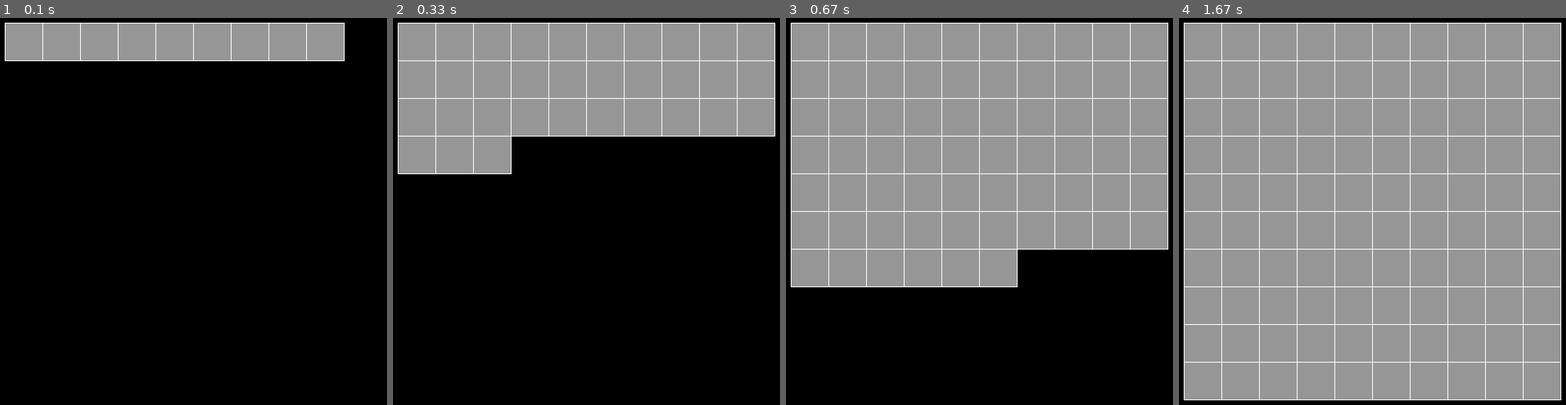
Above: before the commit, frames 1-4 (left to right).
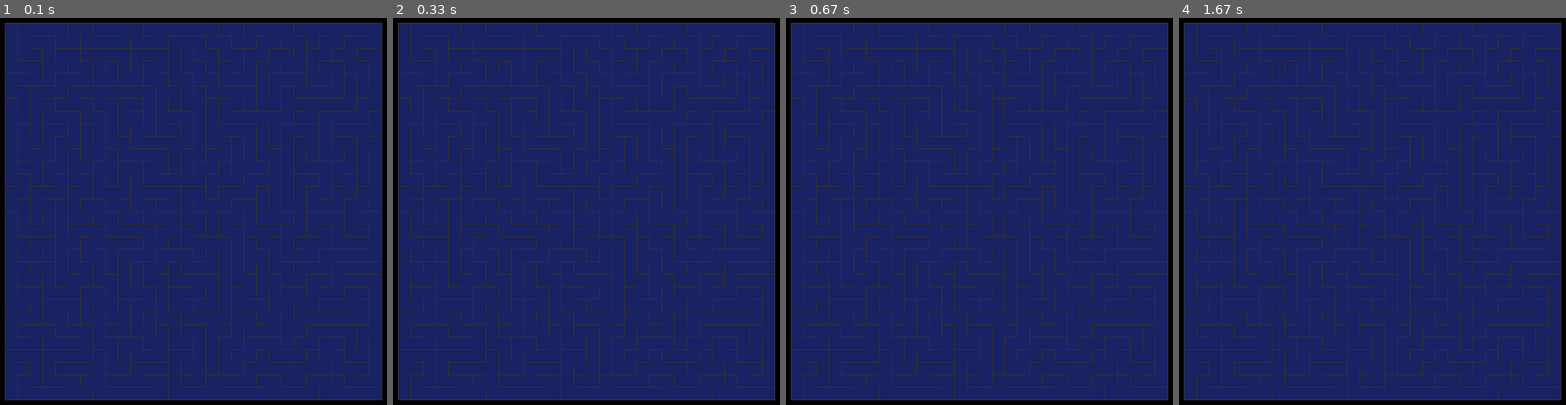
Above: after the commit, the same moments.

Repository: jrome5/python_projects
Game: pygame game, started from maze_solvers/maze_sim.py
The game is run twice, just before and just after one commit, with the same random seed, the same clock (stepped at 60 frames per second) and the same inputs.
Inputs:
- Up to frame 1 (0.1 s): no input
- Up to frame 2 (0.33 s): no input
- Up to frame 3 (0.67 s): no input
- Up to frame 4 (1.67 s): no input

The runs differ from the first frame. In frame 1, 95% of the frame differs, in the area x 1-99%, y 1-99%; in frame 2, 95%; in frame 3, 95%; in frame 4, 95%.

Commit message:
Generate maze with pygame

Diff:
--- a/maze_solvers/maze_sim.py
+++ b/maze_solvers/maze_sim.py
@@ -1,24 +1,128 @@
 import pygame
 import time
+import random
 
-def makeGrid(grid, size, world_width, padding = 10):
-  thickness = 1
-  w = (world_width-(padding*2))/size
+def makeGrid(grid, size):
   for row in range(size):
     for col in range(size):
       x = (col * w)+ padding
       y = (row * w) + padding
       pointslist = (x, y, w, w)
       pygame.draw.rect(screen, grey, pointslist)                               # inner cell
-      pygame.draw.line(screen, white, [x, y], [x + w, y], thickness)           # top of cell
-      pygame.draw.line(screen, white, [x + w, y], [x + w, y + w], thickness)   # right of cell
-      pygame.draw.line(screen, white, [x + w, y + w], [x, y + w], thickness)   # bottom of cell
-      pygame.draw.line(screen, white, [x, y + w], [x, y], thickness)           # left of cell
+      pygame.draw.line(screen, dark_grey, [x, y], [x + w, y], thickness)           # top of cell
+      pygame.draw.line(screen, dark_grey, [x + w, y], [x + w, y + w], thickness)   # right of cell
+      pygame.draw.line(screen, dark_grey, [x + w, y + w], [x, y + w], thickness)   # bottom of cell
+      pygame.draw.line(screen, dark_grey, [x, y + w], [x, y], thickness)           # left of cell
       grid.append((x,y))
-      delay = 1/(size**2)
-      time.sleep(delay)
-      pygame.display.update()
+  pygame.display.update()
   return grid
+
+# def generateMaze(start_point = 10):
+   # starting positing of maze
+   # place starting cell into stack
+   # add starting cell to visited list
+   # loop until stack is empty
+     # slow program now a bit
+     # define cell list
+     # right cell available?
+      # if yes add to cell list
+     # left cell available?
+     # down cell available?
+     # up cell available?
+     # check to see if cell list is empty
+     # select one of the cell randomly
+     # if this cell has been chosen
+       # call push_right function
+       # solution = dictionary key = new cell, other = current c
+       # make this cell the current cell
+       # add to visited list
+       # place current cell on to stack
+     # if no cells are available pop one from the stack
+       # use single_cell function to show backtracking image
+       # slow program down a bit
+       # change colour to green to identify backtracking path
+
+def push_up(x, y):
+    pygame.draw.rect(screen, blue, (x + 1, y - w + 1, w - thickness, (2*w)-thickness), 0)         # draw a rectangle twice the width of the cell
+
+def push_down(x, y):
+    pygame.draw.rect(screen, blue, (x +  1, y + 1, w-thickness, (2*w)-thickness), 0)
+
+def push_left(x, y):
+    pygame.draw.rect(screen, blue, (x - w +1, y +1, (2*w)-thickness, w - thickness), 0)
+
+
+def push_right(x, y):
+    pygame.draw.rect(screen, blue, (x +1, y +1, (2*w)-thickness, w - thickness), 0)
+
+
+def single_cell( x, y):
+    pygame.draw.rect(screen, red, (x +1, y +1, w-thickness-1, w-thickness-1), 0)          # draw a single width cell
+
+
+def backtracking_cell(x, y):
+    pygame.draw.rect(screen, blue, (x +1, y +1, w-thickness-1, w-thickness-1), 0)        # used to re-colour the path after single_cell
+
+
+def generateMaze(start_point, size, animate=True):
+    delay = 0.1/(size**2) if animate else 0
+    x = start_point
+    y = start_point
+    single_cell(x, y)                                              # starting positing of maze
+    stack.append((x,y))                                            # place starting cell into stack
+    visited.append((x,y))                                          # add starting cell to visited list
+    while len(stack) > 0:                                          # loop until stack is empty
+        time.sleep(delay)                                            # slow program now a bit
+        cell = []                                                  # define cell list
+        cell_right = (x + w, y)
+        if cell_right not in visited and cell_right in grid:       # right cell available?
+            cell.append("right")                                   # if yes add to cell list
+
+        cell_left = (x - w, y)
+        if cell_left not in visited and cell_left in grid:       # left cell available?
+            cell.append("left")
+
+        cell_above = (x, y + w)
+        if cell_above not in visited and cell_above in grid:     # down cell available?
+            cell.append("down")
+
+        cell_below = (x, y - w)
+        if cell_below not in visited and cell_below in grid:      # up cell available?
+            cell.append("up")
+
+        if len(cell) > 0:                                          # check to see if cell list is empty
+            cell_chosen = (random.choice(cell))                    # select one of the cell randomly
+
+            if cell_chosen == "right":                             # if this cell has been chosen
+                push_right(x, y)                                   # call push_right function
+                x = x + w                                          # make this cell the current cell
+                visited.append((x, y))                              # add to visited list
+                stack.append((x, y))                                # place current cell on to stack
+
+            elif cell_chosen == "left":
+                push_left(x, y)
+                x = x - w
+                visited.append((x, y))
+                stack.append((x, y))
+
+            elif cell_chosen == "down":
+                push_down(x, y)
+                y = y + w
+                visited.append((x, y))
+                stack.append((x, y))
+
+            elif cell_chosen == "up":
+                push_up(x, y)
+                y = y - w
+                visited.append((x, y))
+                stack.append((x, y))
+            if animate:
+              pygame.display.update()
+        else:
+            x, y = stack.pop()                                    # if no cells are available pop one from the stack
+            single_cell(x, y)                                     # use single_cell function to show backtracking image
+            time.sleep(delay)                                       # slow program down a bit
+            backtracking_cell(x, y)                               # change colour to green to identify backtracking path
 
 width = 500
 height = 500
@@ -27,13 +131,23 @@
 clock = pygame.time.Clock()
 black = [0,0,0]
 grey = [150,150,150]
-white = [255,255,255]
+dark_grey = [50,50,50]
+blue = [25,34,98]
+red = [255, 50, 50]
 font = pygame.font.SysFont(None, 48)
 pygame.display.set_caption("Maze Generator")
+
 grid = []
-grid_size = 10
+stack = []
+visited = []
+grid_size = 30
 FPS = 30
-grid = makeGrid(grid, grid_size, width)
+padding = 10
+thickness = 1
+w = (width-(padding*2))/grid_size
+grid = makeGrid(grid, grid_size)
+generateMaze(padding, grid_size, False)
+pygame.display.update()
 
 running = True
 while running:
